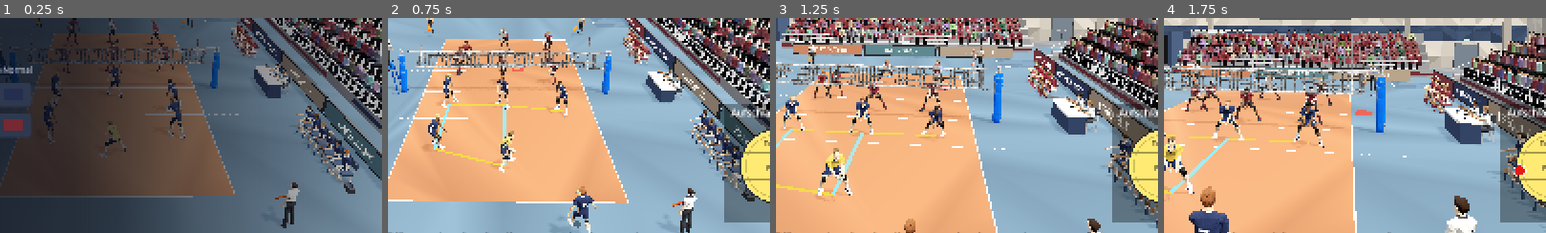
Above: before the commit, frames 1-4 (left to right).
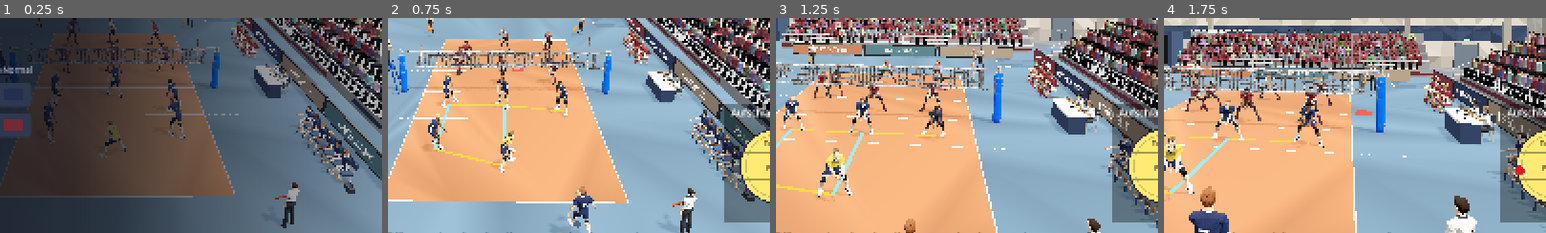
Above: after the commit, the same moments.

Repository: MattrixDev/volleyball_game
Game: Godot game, scene res://scenes/main.tscn
Two runs of this game, one before a commit and one after it. Both use one fixed random seed, a clock stepped at 60 frames per second and the inputs below.
Inputs (mouse positions are % of the whole screen's width and height, from its top left):
- Up to frame 1 (0.25 s): no input
- Up to frame 2 (0.75 s): tap Enter at 0.5 s; move the mouse to (72, 45) at 0.52 s; hold D (move_right) from 0.53 s (still down); tap K (aim_down) at 0.6 s; click (72, 45) at 0.67 s
- Up to frame 3 (1.25 s): keep holding D (move_right)
- Up to frame 4 (1.75 s): move the mouse to (30, 55) at 1.27 s; release D (move_right) at 1.28 s; hold S (move_down) from 1.28 s (still down); tap J (aim_left) at 1.35 s
The pictures show only the part of the screen within x 35-85%, y 40-90%; the shares and areas given below are measured in that part.

Frame 1 is identical in both runs. In frame 2, less than 0.1% of the frame differs, in the area x 13-50%, y 17-94%; in frame 3, 0.1%, in the area x 2-44%, y 25-84%; in frame 4, nothing differs.

Commit message:
Fuesse: kein Kniesprung mehr am Ende eines Schritts
Die Hoehe des Fusses gleitet beim Loesen vom alten Standpunkt zur Animation (vorher blieb
er auf der alten Hoehe und fiel beim Aufsetzen herunter). Teleport-Grenze fuer den Fuss
von 15 auf 36 m/s (die Laufanimation schwingt den Fuss kurz schneller).
Testmatch Seed 11: Knie-Ruckler 64 -> 0, Ereignisse 2143 -> 1599.

Co-Authored-By: Claude Opus 5.5 (1M context) <noreply@anthropic.com>
Claude-Session: https://claude.ai/code/session_01YMmMmpejJfgndmMikxTWfF

Diff:
--- a/scripts/player.gd
+++ b/scripts/player.gd
@@ -565,8 +565,10 @@
 		if f.has("last"):
 			var dv: Vector3 = tgt - (f["last"] as Vector3)
 			vel = Vector2(dv.x, dv.z).length() / delta
-		if vel > 15.0 or f.is_empty():
-			f = {"on": false, "w": 0.0}  # Teleport (neue Aufstellung) oder erster Takt
+		# Teleport (neue Aufstellung, ab 30 cm pro Takt) oder erster Takt. Der Fuss der Laufanimation
+		# schwingt kurz mit gut 15 m/s nach vorn; das ist kein Teleport (sonst springt das Knie).
+		if vel > 36.0 or f.is_empty():
+			f = {"on": false, "w": 0.0}
 		f["last"] = tgt
 		var shown: Vector3 = tgt
 		if f.on:
@@ -611,8 +613,9 @@
 			var pos: Vector3 = tgt.lerp(from, k)
 			# immer im kleinen Bogen (nie ueber den Boden schleifen), hoeher bei weitem Schritt
 			var dist := Vector2(tgt.x - from.x, tgt.z - from.z).length()
-			# nur so viel anheben, wie die Animation selbst nicht schon hebt (sonst doppelt so hoch)
-			pos.y = maxf(pos.y, from.y) + clampf(dist * 0.35, 0.03, 0.06) * sqrt(sin(k * PI))
+			# Die Hoehe gleitet mit vom alten Standpunkt zur Animation: stand der Fuss hoeher (etwa nach
+			# einer Landung), fiele er sonst am Ende des Schritts auf einmal herunter (Knie springt).
+			pos.y += clampf(dist * 0.35, 0.03, 0.06) * sqrt(sin(k * PI))
 			_pin_foot(sd, pos, (f.from_b as Basis).slerp(tb, 1.0 - k), 1.0)
 			# erst wieder aufsetzen, wenn das Loesen fertig ist
 			if f.w <= 0.0:
